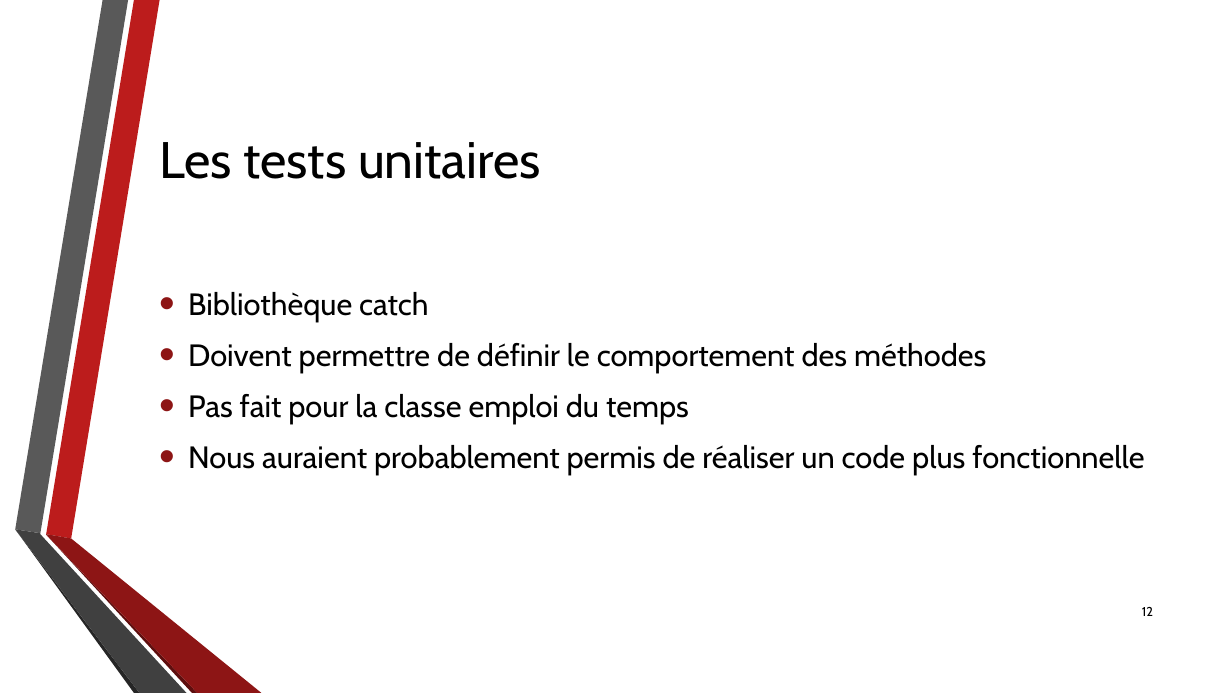
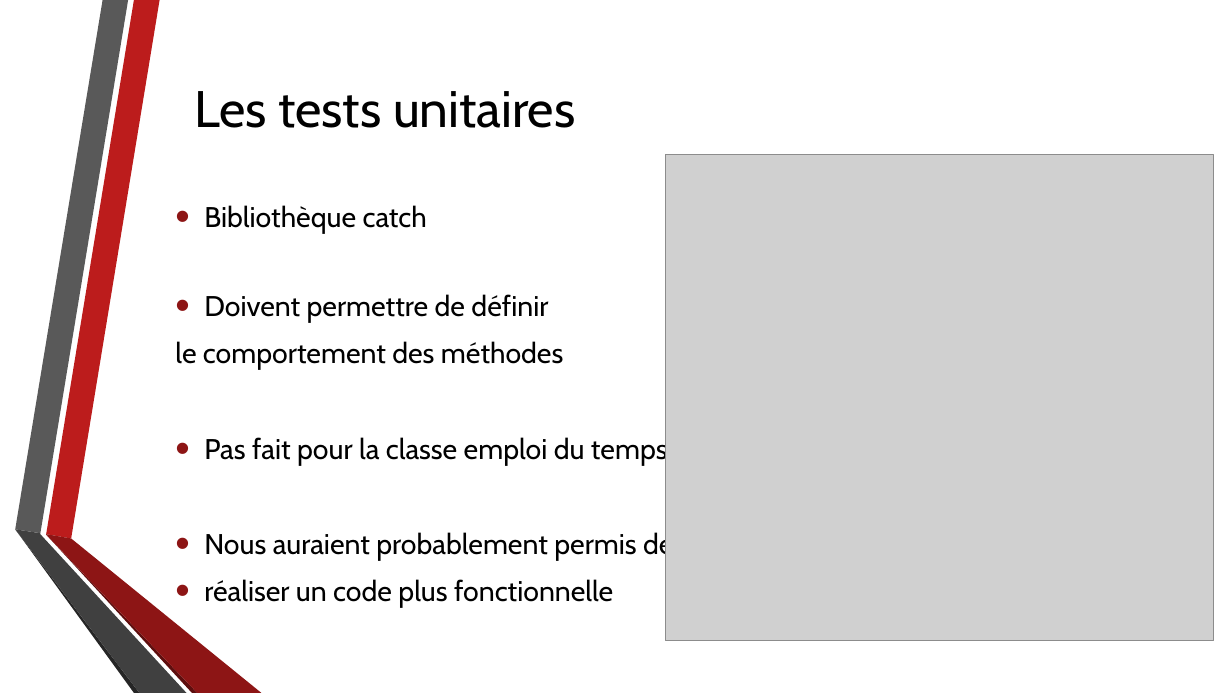
Before and after one commit to DanielLeThug/CalendrierCpp, a slide deck: slide 12 of Divers/PrésentationQDP.pptx. Drawn at 1232x693 pixels with LibreOffice and Linux fonts; fonts in the diff are those of the drawing; grey boxes stand for pictures; background and template pictures are left out. Boxes give left, top, right and bottom in pixels: in the first picture for what was removed or moved away, otherwise in the second. Text is boxed around its words. In the diff, an @@ line names an element or a change of style, - is before the commit and + after.

```diff
--- a/Divers/PrésentationQDP.pptx
+++ b/Divers/PrésentationQDP.pptx
@@ title "Les tests unitaires": place and size @@
-title "Les tests unitaires" at box(159, 142, 540, 179)
+title "Les tests unitaires" at box(194, 91, 575, 128)
@@ picture added at box(665, 155, 1214, 641) @@
@@ text "Bibliothèque catch": place and size @@
-text "Bibliothèque catch" at box(188, 292, 1144, 474)
+text "Bibliothèque catch" at box(175, 294, 673, 608)
@@ text at box(175, 294, 563, 370): text changed; size 24 to 22.2 pt @@
-• Doivent permettre de définir le comportement des méthodes
+• Doivent permettre de définir
+le comportement des méthodes
@@ text at box(204, 435, 668, 466): size 24 to 22.2 pt in "Bibliothèque catch", "Pas fait pour la classe emploi du ..." @@
@@ text at box(204, 530, 673, 608): text changed; size 24 to 22.2 pt @@
-• Nous auraient probablement permis de réaliser un code plus fonctionnelle
+• Nous auraient probablement permis de
+• réaliser un code plus fonctionnelle
@@ page number removed at box(1142, 607, 1153, 616) @@
-12
```
Also in this commit, not shown: 12 other slides changed.
